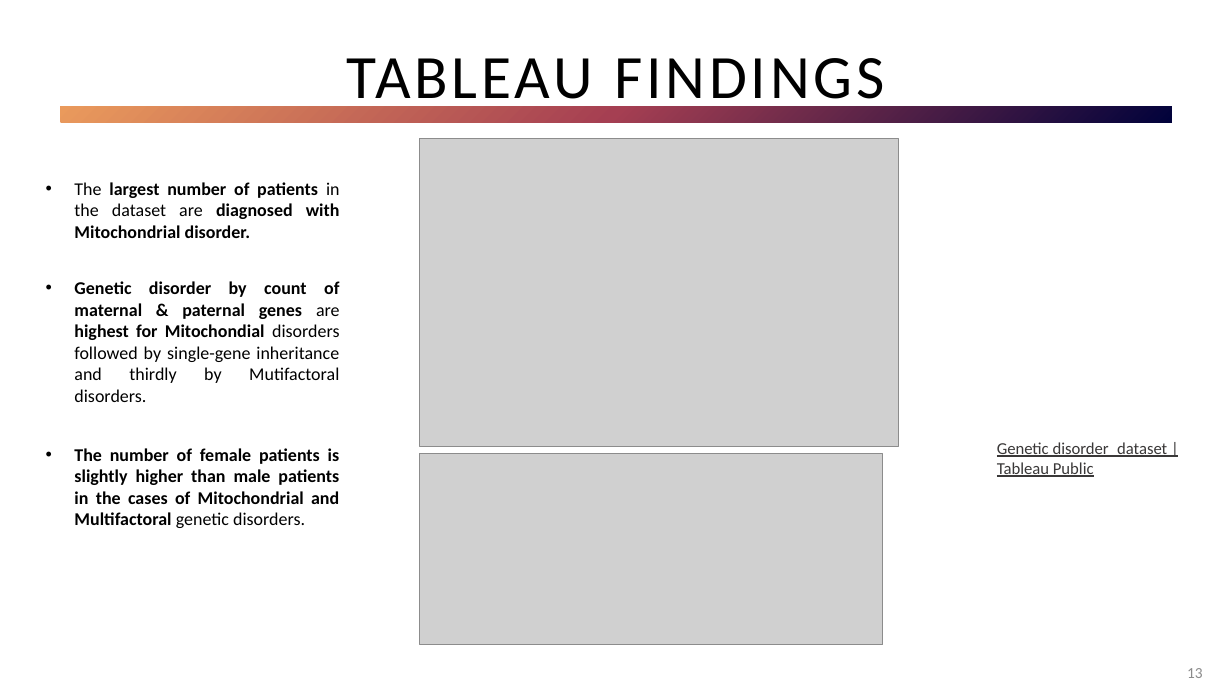
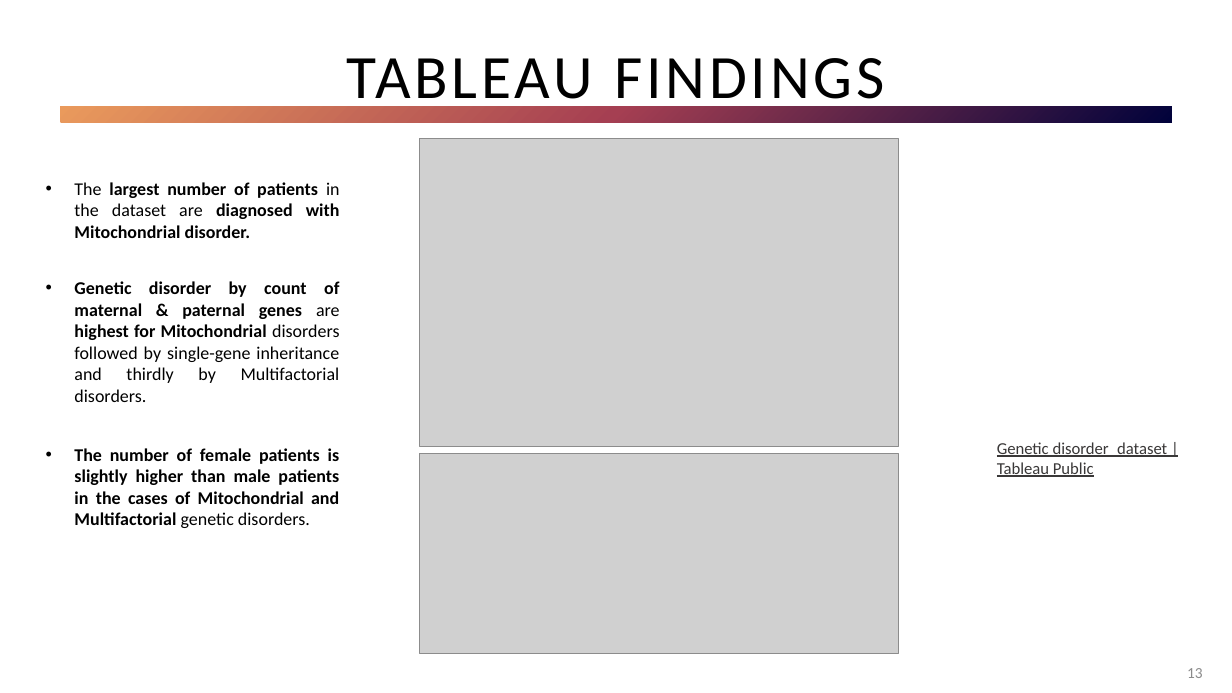
Before and after one commit to Mepseha/Project-4, a slide deck: slide 13 of Predicting Genetic Disorders.pptx. Drawn at 1232x693 pixels with LibreOffice and Linux fonts; fonts in the diff are those of the drawing; grey boxes stand for pictures. Boxes give left, top, right and bottom in pixels: in the first picture for what was removed or moved away, otherwise in the second. Text is boxed around its words. In the diff, an @@ line names an element or a change of style, - is before the commit and + after.

```diff
--- a/Predicting Genetic Disorders.pptx
+++ b/Predicting Genetic Disorders.pptx
@@ text at box(74, 281, 340, 528): text changed @@
-• Genetic disorder by count of maternal & paternal genes are highest for Mitochondial disorders followed by single-gene inheritance and thirdly by Mutifactoral disorders.
-• The number of female patients is slightly higher than male patients in the cases of Mitochondrial and Multifactoral genetic disorders.
+• Genetic disorder by count of maternal & paternal genes are highest for Mitochondrial disorders followed by single-gene inheritance and thirdly by Multifactorial disorders.
+• The number of female patients is slightly higher than male patients in the cases of Mitochondrial and Multifactorial genetic disorders.
@@ picture: place and size @@
-picture at box(420, 454, 883, 645)
+picture at box(420, 454, 898, 653)
```
Also in this commit, not shown: 10 other slides changed.
